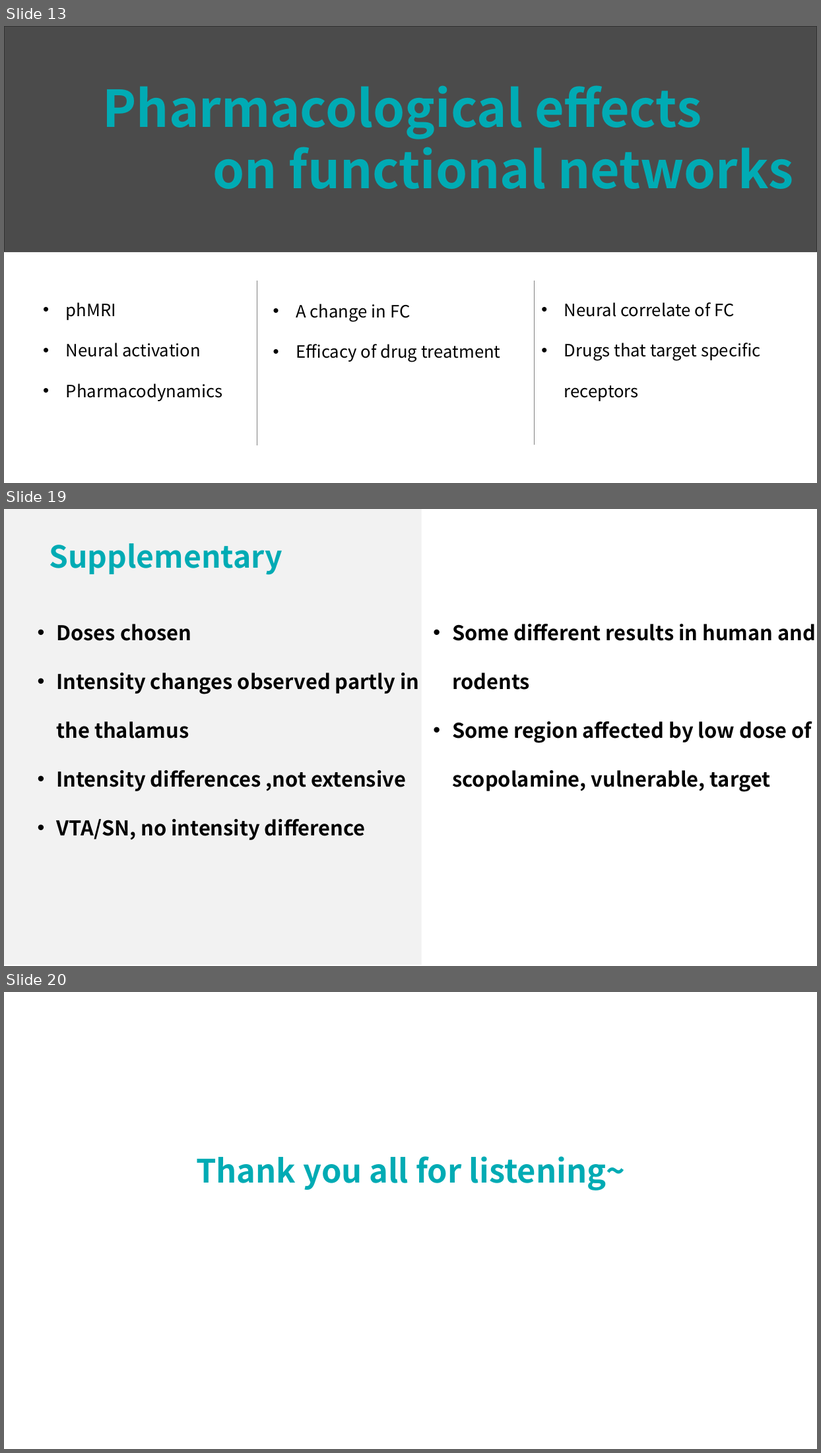
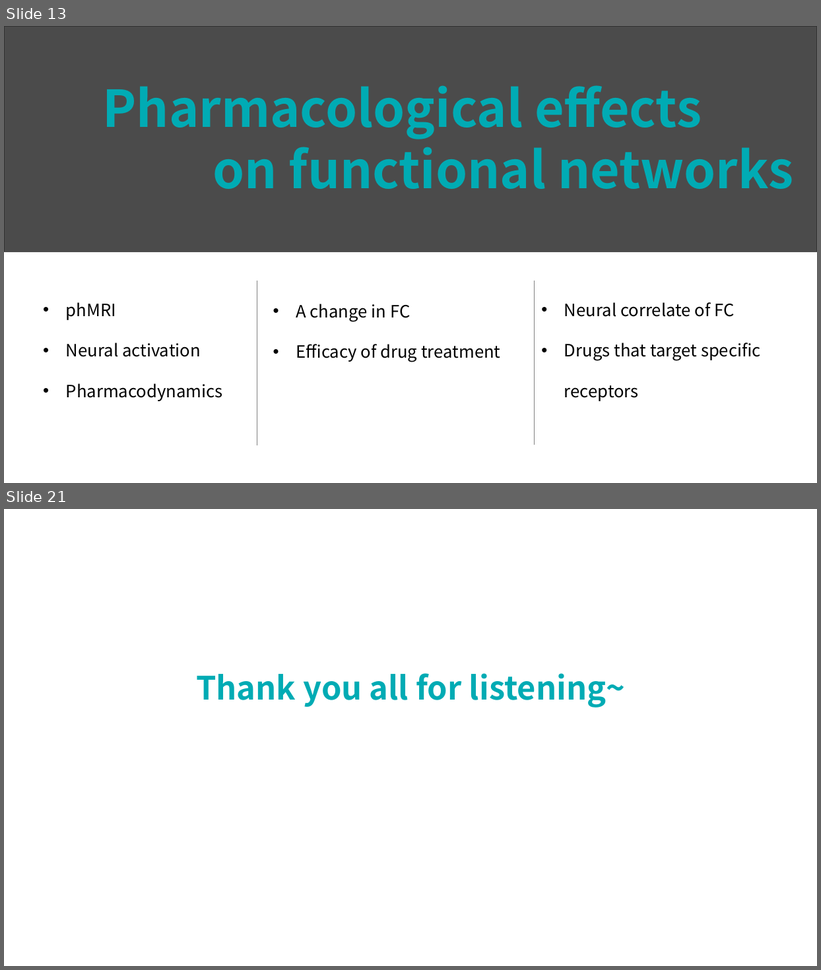
Before and after one commit to lsyoath/sheepy, a slide deck: Papers/啮齿类功能网络及扰动.pptx. Shown one above the other, each under a label of ours: slides 13, 19 and 20 before the commit, slides 13 and 21 after it; the slides between them are not shown. The pictures are 821x1453 and 821x970 pixels, drawn with LibreOffice and Linux fonts; fonts in the diff are those of the drawing; grey boxes stand for pictures. Boxes give left, top, right and bottom in pixels: in the first picture for what was removed or moved away, otherwise in the second. Text is boxed around its words. In the diff, an @@ line names an element or a change of style, - is before the commit and + after.

```diff
--- a/Papers/啮齿类功能网络及扰动.pptx
+++ b/Papers/啮齿类功能网络及扰动.pptx
@@ slide 19 removed at (4, 509, 817, 966), background #FFFFFF @@
@@ rectangle removed at (4, 509, 422, 965) @@
@@ text removed at (50, 543, 283, 575) @@
-Supplementary
@@ text removed at (57, 624, 419, 840) @@
-• Doses chosen
-• Intensity changes observed partly in the thalamus
-• Intensity differences ,not extensive
-• VTA/SN, no intensity difference
@@ text removed at (452, 624, 816, 792) @@
-• Some different results in human and rodents
-• Some region affected by low dose of scopolamine, vulnerable, target
@@ what was slide 20 is now slide 21 @@
```
Also in this commit, not shown: 3 slides changed, 6 slides added, 4 other slides removed.
